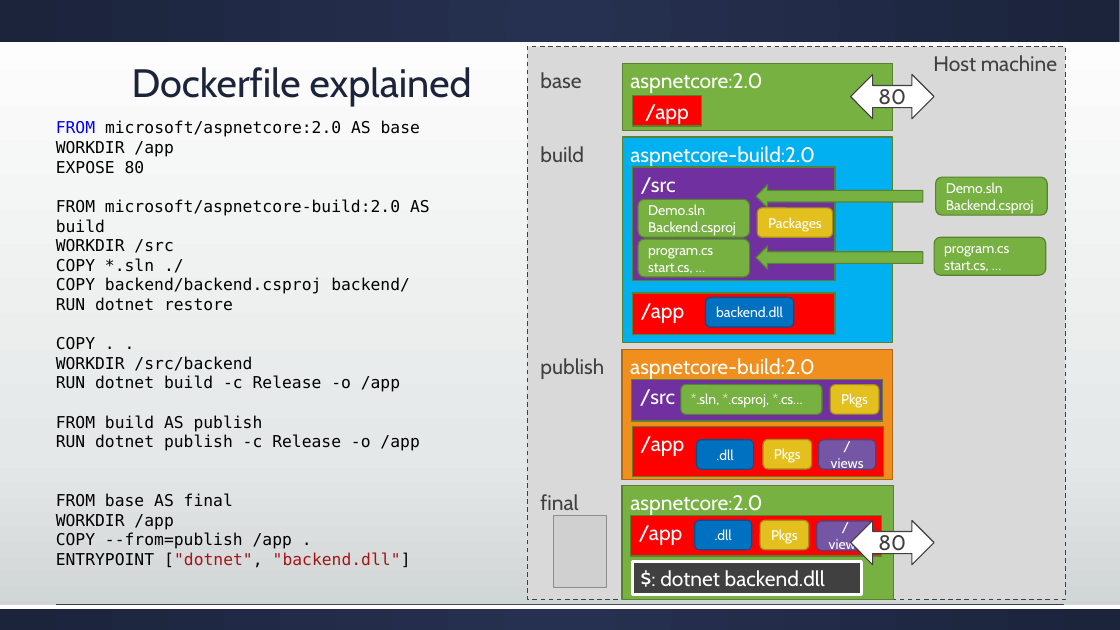
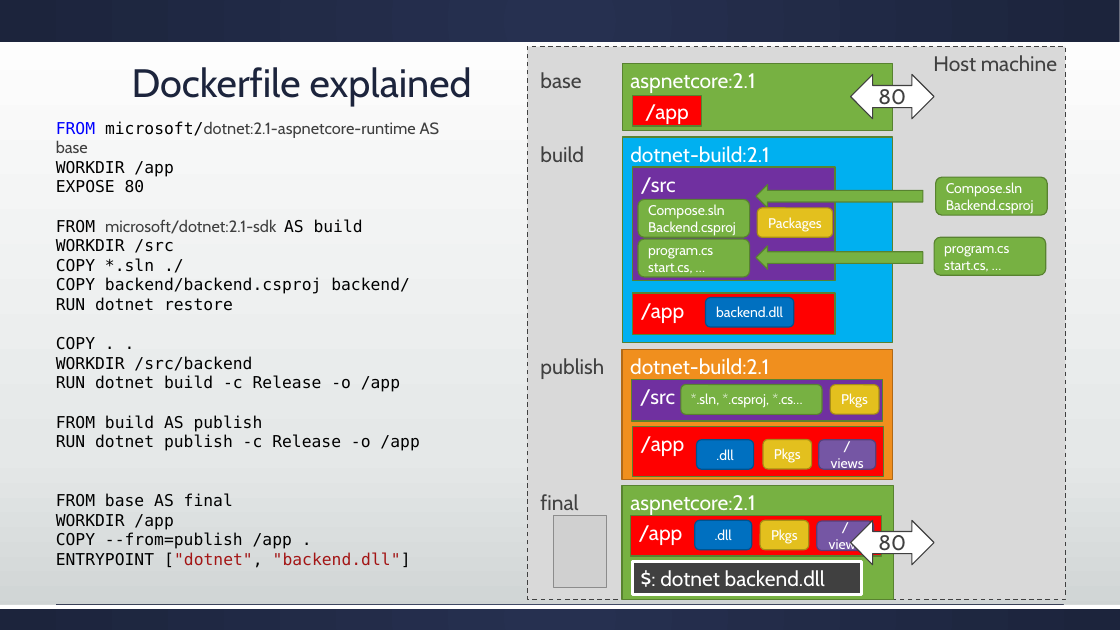
Before and after one commit to geffzhang/DockerStarted, a slide deck: slide 15 of dotnetcoredockerk8s.pptx. Drawn at 1120x630 pixels with LibreOffice and Linux fonts; fonts in the diff are those of the drawing; grey boxes stand for pictures. Boxes give left, top, right and bottom in pixels: in the first picture for what was removed or moved away, otherwise in the second. Text is boxed around its words. In the diff, an @@ line names an element or a change of style, - is before the commit and + after.

Commit message:
feat：Docker Compose

```diff
--- a/dotnetcoredockerk8s.pptx
+++ b/dotnetcoredockerk8s.pptx
@@ text in rectangle at (630,73,755,93): text changed @@
-aspnetcore:2.0
+aspnetcore:2.1
@@ text at (56,121,440,153): text changed; font DejaVu Sans Mono to Cabin; text colour #000000 to #404040 @@
-FROM microsoft/aspnetcore:2.0 AS base
+FROM microsoft/dotnet:2.1-aspnetcore-runtime AS base
@@ text in rectangle at (630,146,769,168): text changed @@
-aspnetcore-build:2.0
+dotnet-build:2.1
@@ text in rounded rectangle at (648,204,725,219): text changed @@
-Demo.sln
+Compose.sln
@@ text in rounded rectangle at (946,182,1023,197): text changed @@
-Demo.sln
+Compose.sln
@@ text at (56,219,363,234): text changed; font DejaVu Sans Mono to Cabin; text colour #000000 to #404040 @@
-FROM microsoft/aspnetcore-build:2.0 AS build
+FROM microsoft/dotnet:2.1-sdk AS build
@@ text in rectangle at (630,358,769,380): text changed @@
-aspnetcore-build:2.0
+dotnet-build:2.1
@@ text in rectangle at (630,495,755,517): text changed @@
-aspnetcore:2.0
+aspnetcore:2.1
```
Also in this commit, not shown: 4 other slides changed, 11 other files.
